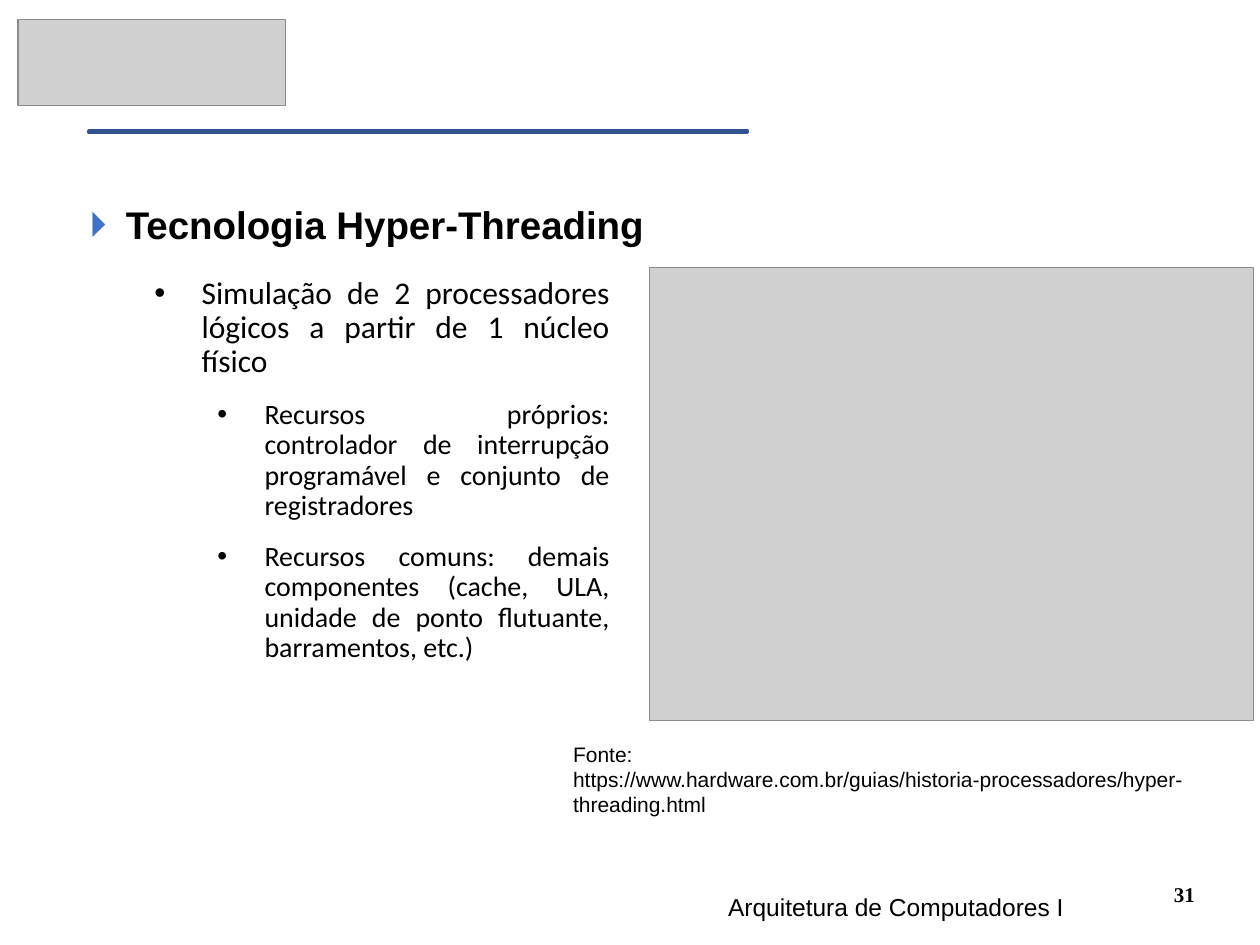
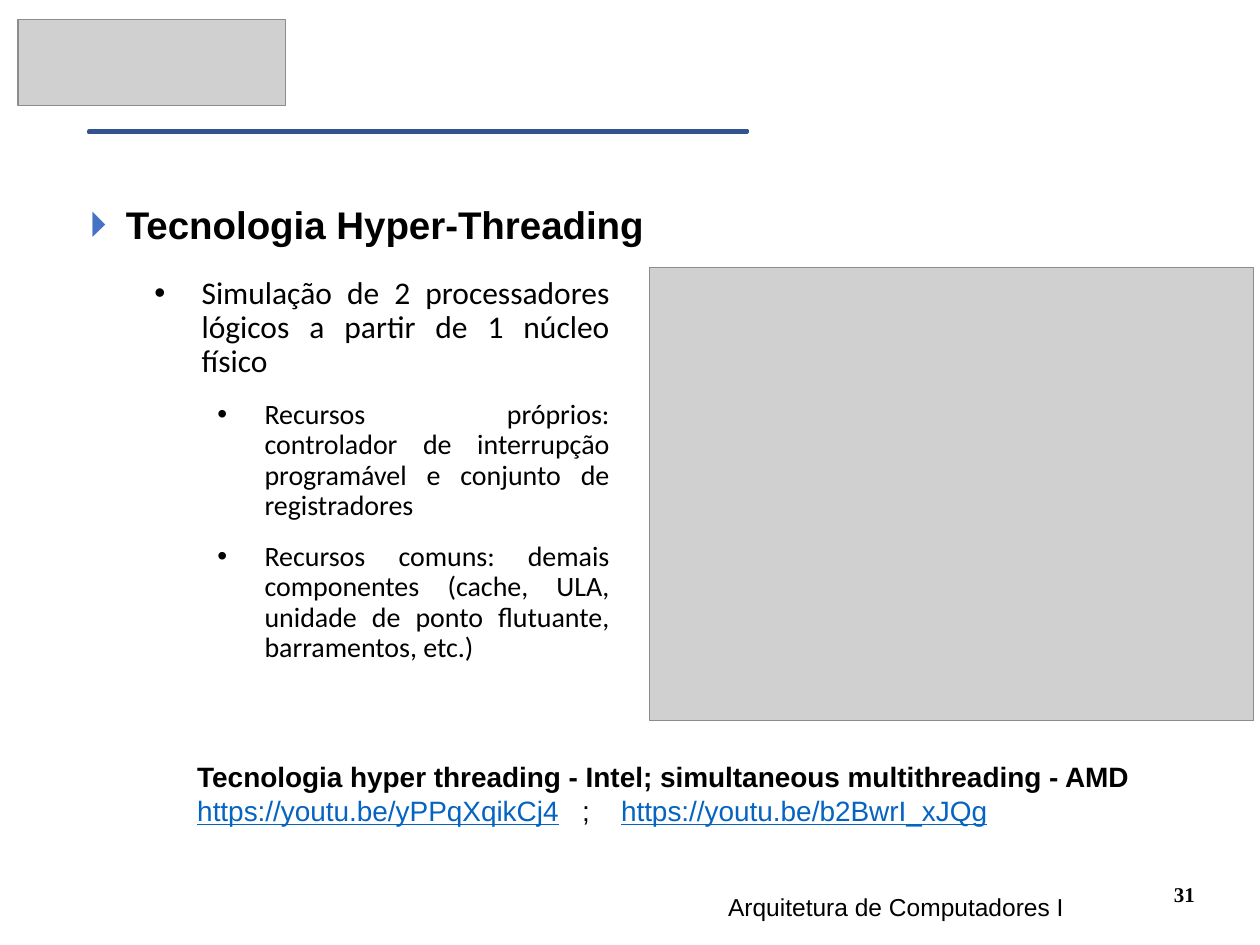
Before and after one commit to CloudEducationBrazil/WydenArquiteturaComputadores, a slide deck: slide 31 of 01 Classes/Aula11 - Arquitetura - Tecnologias Processadores Fabricantes.pptx. Drawn at 1260x945 pixels with LibreOffice and Linux fonts; fonts in the diff are those of the drawing; grey boxes stand for pictures. Boxes give left, top, right and bottom in pixels: in the first picture for what was removed or moved away, otherwise in the second. Text is boxed around its words. In the diff, an @@ line names an element or a change of style, - is before the commit and + after.

```diff
--- a/01 Classes/Aula11 - Arquitetura - Tecnologias Processadores Fabricantes.pptx
+++ b/01 Classes/Aula11 - Arquitetura - Tecnologias Processadores Fabricantes.pptx
@@ text at [197,766,1129,826]: text changed; size 12 to 16 pt; bold on @@
-Fonte: https://www.hardware.com.br/guias/historia-processadores/hyper-threading.html
+Tecnologia hyper threading - Intel; simultaneous multithreading - AMD
+https://youtu.be/yPPqXqikCj4 ; https://youtu.be/b2BwrI_xJQg
```
Also in this commit, not shown: 2 other files.
